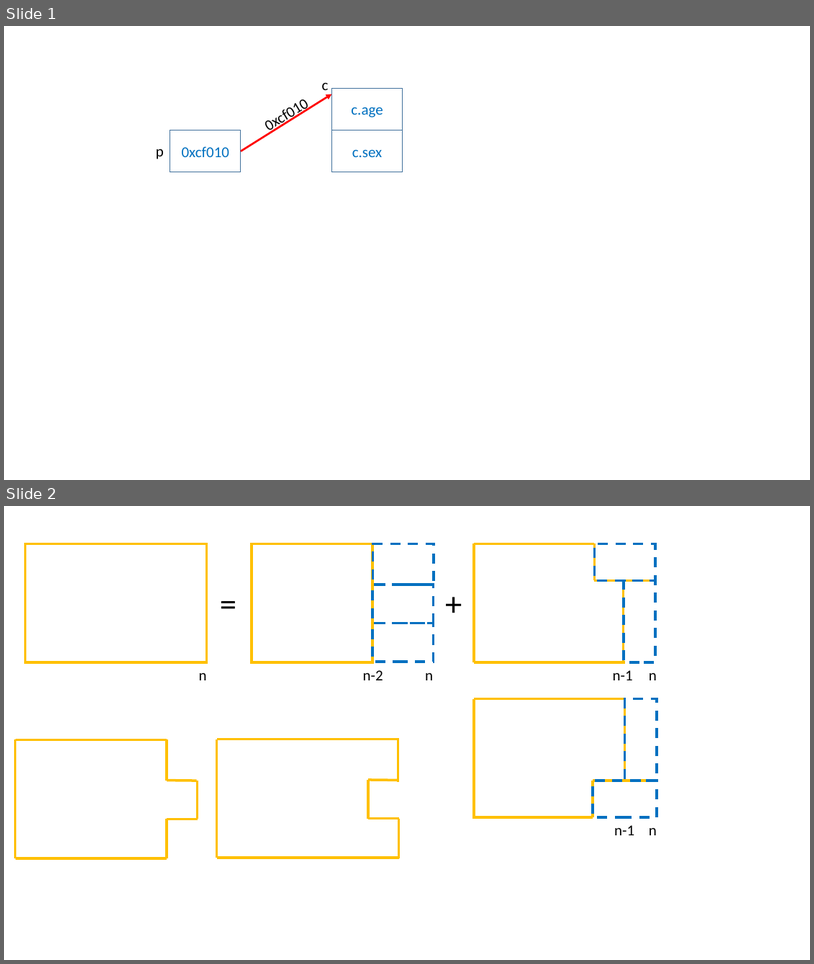
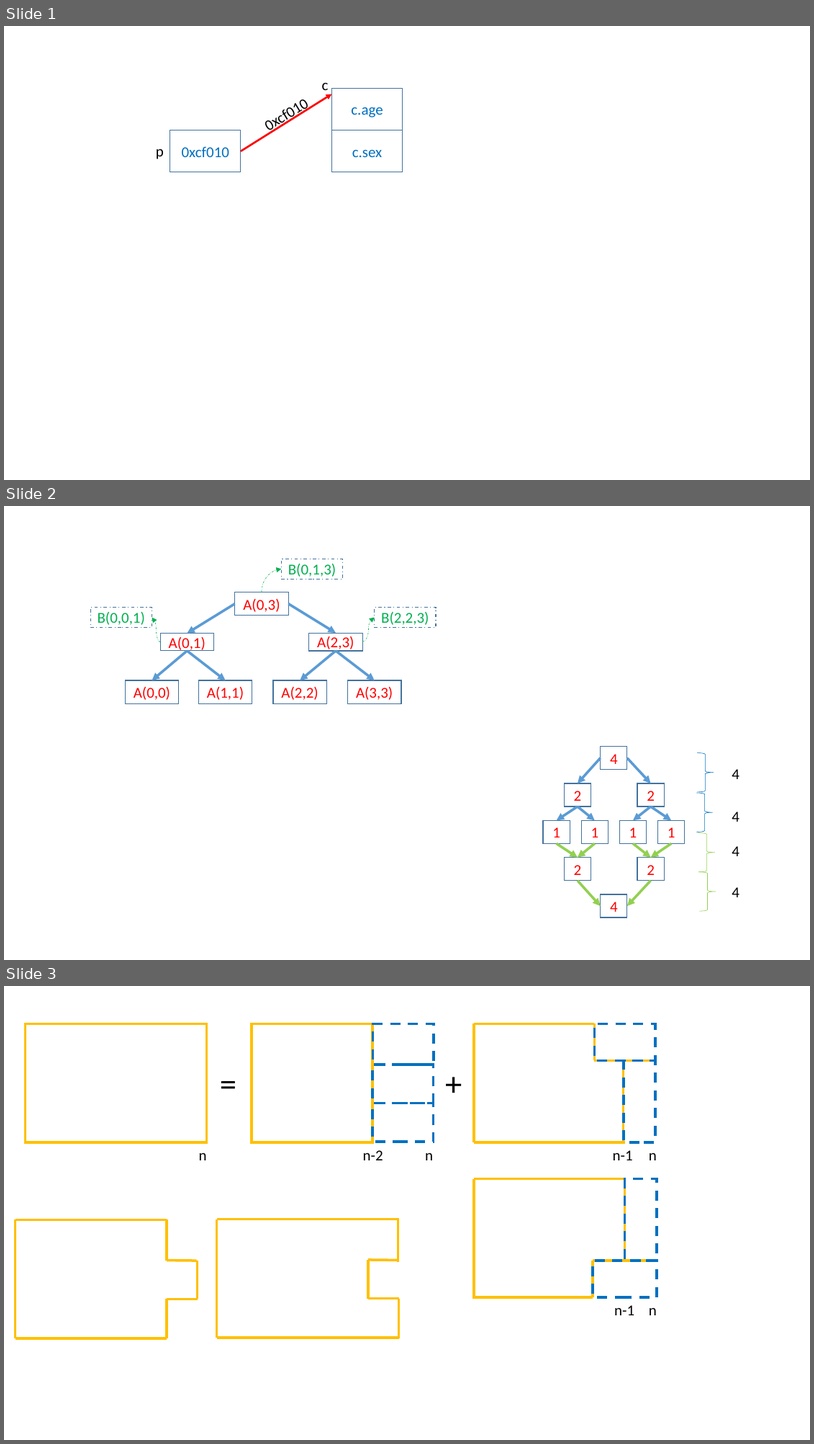
Before and after one commit to Waynefn/cpp_ds_algo, a slide deck: ppt.pptx. Shown one above the other, each under a label of ours: slides 1 and 2 before the commit, slides 1, 2 and 3 after it. The pictures are 814x964 and 814x1444 pixels, drawn with LibreOffice and Linux fonts; fonts in the diff are those of the drawing. Boxes give left, top, right and bottom in pixels: in the first picture for what was removed or moved away, otherwise in the second. Text is boxed around its words. In the diff, an @@ line names an element or a change of style, - is before the commit and + after.

```diff
--- a/ppt.pptx
+++ b/ppt.pptx
@@ slide 2 added at bbox=[4, 506, 810, 960], background #FFFFFF @@
@@ group added at bbox=[90, 559, 437, 703]: 10 rectangles, 6 arrows, 3 curved arrows @@
+A(0,3)
+A(0,1)
+A(2,3)
+A(0,0)
+A(1,1)
+A(2,2)
+A(3,3)
+B(0,0,1)
+B(2,2,3)
+B(0,1,3)
@@ group added at bbox=[543, 746, 740, 917]: 12 arrows, 10 rectangles, 4 right braces, 4 texts @@
+4
+2
+2
+1
+1
+1
+1
+2
+2
+4
+4
+4
+4
+4
@@ what was slide 2 is now slide 3 @@
```
Also in this commit, not shown: 21 other files.
